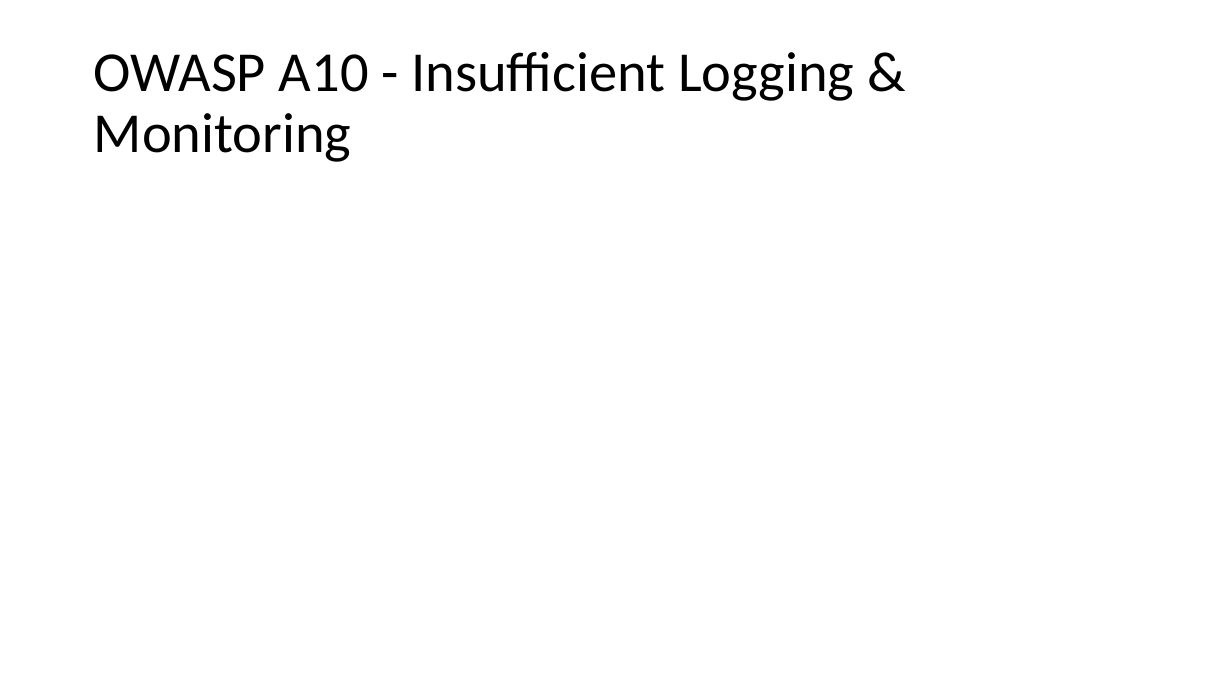
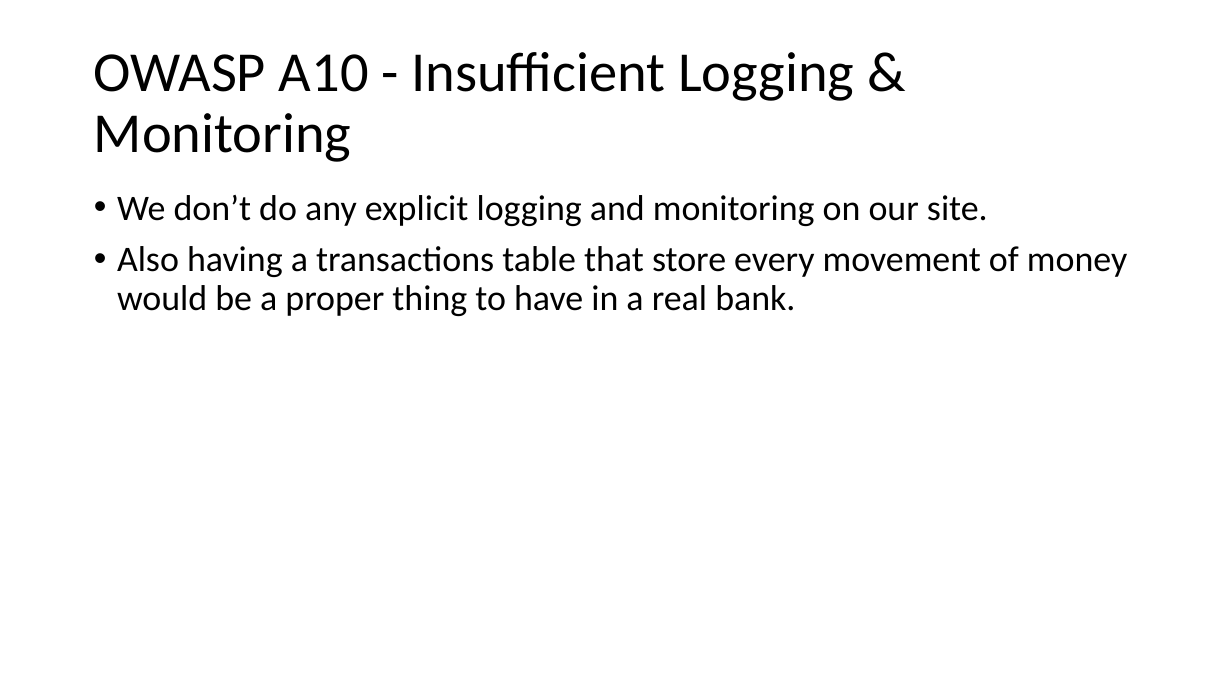
Before and after one commit to jkunnas58/dat250_netbank_fall_2020, a slide deck: slide 20 of Project_report_group_9.pptx. Drawn at 1232x693 pixels with LibreOffice and Linux fonts; fonts in the diff are those of the drawing. Boxes give left, top, right and bottom in pixels: in the first picture for what was removed or moved away, otherwise in the second. Text is boxed around its words. In the diff, an @@ line names an element or a change of style, - is before the commit and + after.

```diff
--- a/Project_report_group_9.pptx
+++ b/Project_report_group_9.pptx
@@ text added at bbox=[117, 195, 1127, 316], 28 pt, text #000000 @@
+• We don’t do any explicit logging and monitoring on our site.
+• Also having a transactions table that store every movement of money would be a proper thing to have in a real bank.
```
Also in this commit, not shown: 3 other slides changed.
